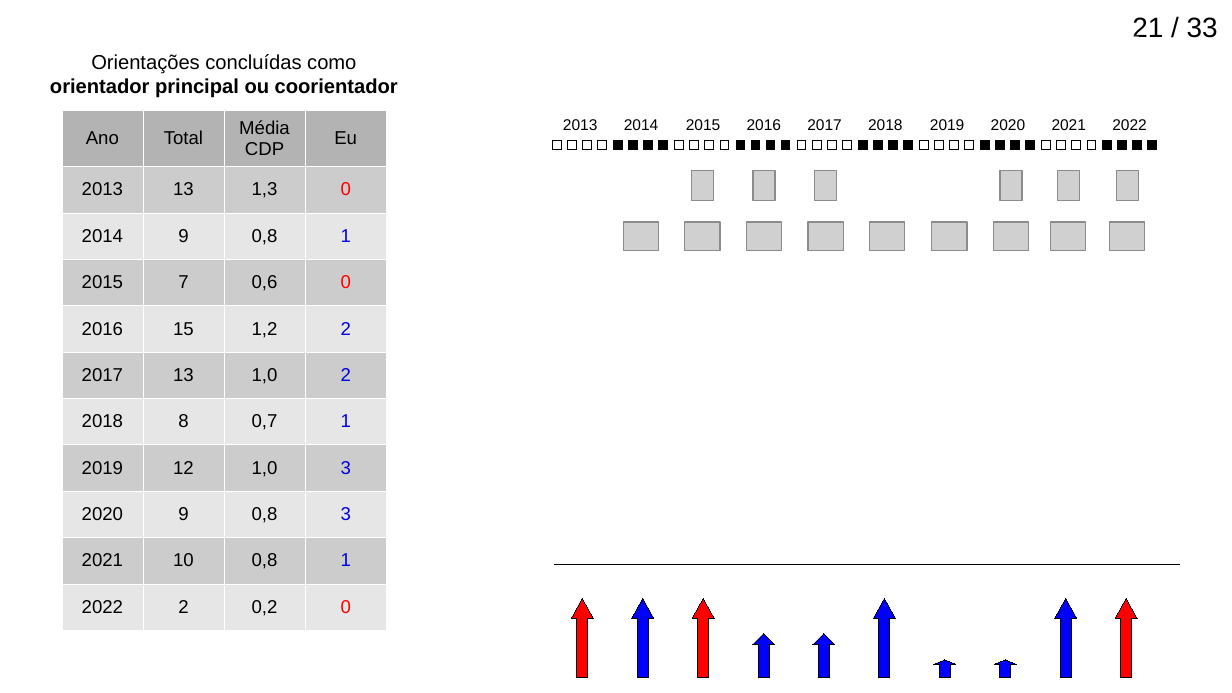
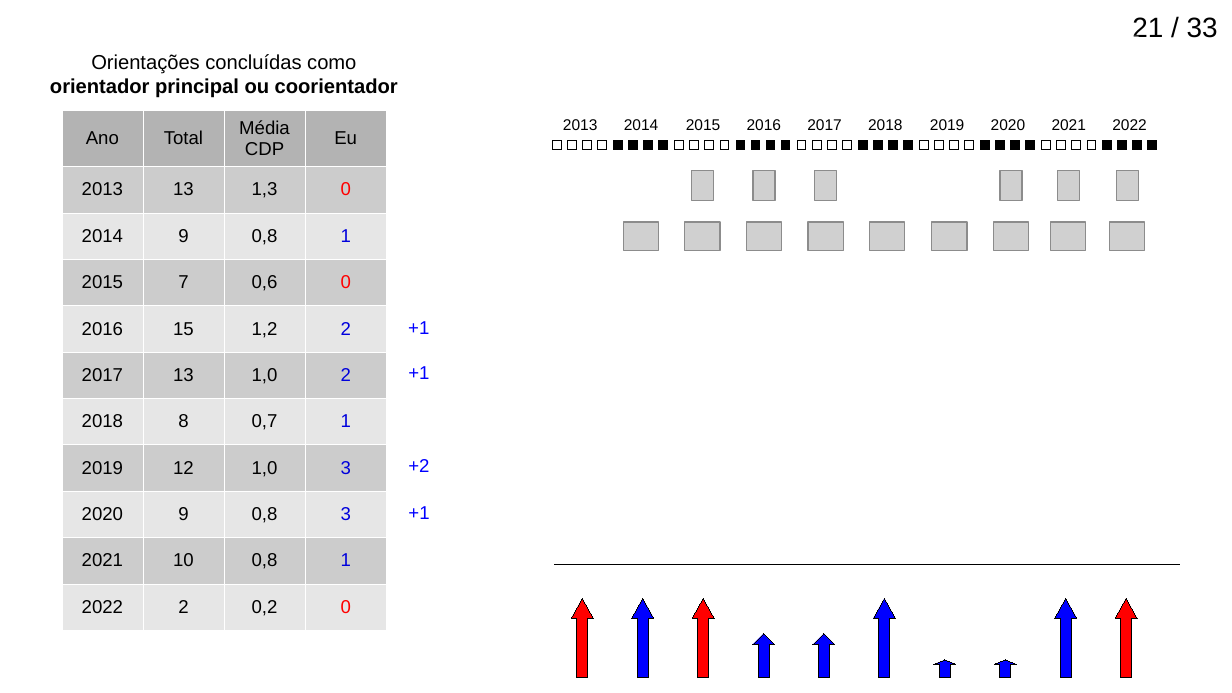
Before and after one commit to birocoles/memos, a slide deck: slide 21 of Titular_III/slides/apresentacao_titular3_2.odp. Drawn at 1232x693 pixels with LibreOffice and Linux fonts; fonts in the diff are those of the drawing; grey boxes stand for pictures; background and template pictures are left out. Boxes give left, top, right and bottom in pixels: in the first picture for what was removed or moved away, otherwise in the second. Text is boxed around its words. In the diff, an @@ line names an element or a change of style, - is before the commit and + after.

```diff
--- a/Titular_III/slides/apresentacao_titular3_2.odp
+++ b/Titular_III/slides/apresentacao_titular3_2.odp
@@ text added at <box>408,321,429,334</box>, 12 pt, text #0000FF @@
++1
@@ text added at <box>408,366,429,379</box>, 12 pt, text #0000FF @@
++1
@@ text added at <box>408,459,429,472</box>, 12 pt, text #0000FF @@
++2
@@ text added at <box>408,506,429,519</box>, 12 pt, text #0000FF @@
++1
```
Also in this commit, not shown: 2 other slides changed, 9 other files.
